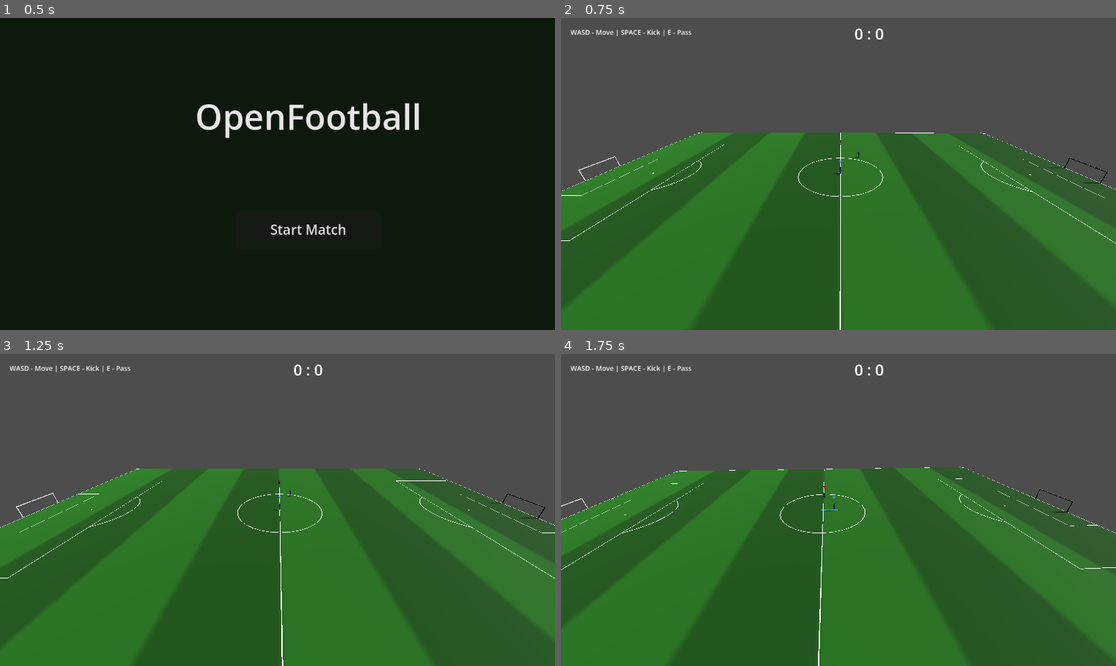
Above: before the commit, frames 1-4 (two rows, left to right).
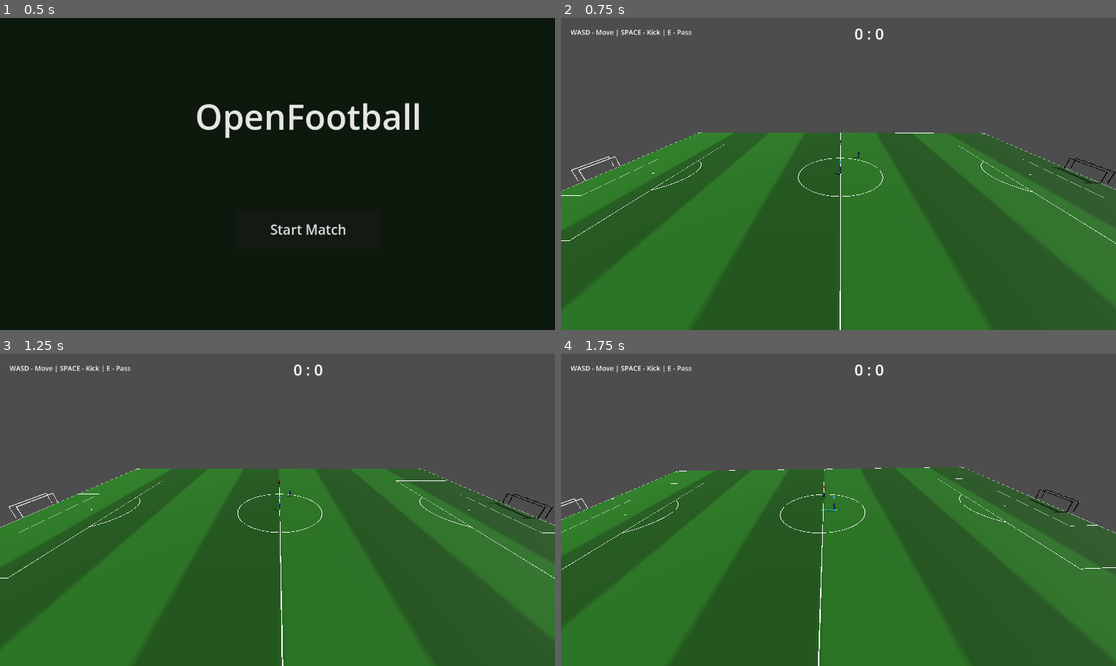
Above: after the commit, the same moments.

Repository: Churikov0112/open_football
Game: Godot game, scene res://scenes/main_menu.tscn
Same seed, same stepped clock (60 frames per second), same inputs: the game is played once before the commit and once after it.
Inputs (mouse positions are in pixels of both pictures, inside the frame that each line leads up to):
- Up to frame 1 (0.5 s): no input
- Up to frame 2 (0.75 s): click "Start Match" at 0.5 s
- Up to frame 3 (1.25 s): no input
- Up to frame 4 (1.75 s): move the mouse to (960, 494) at 1.27 s; hold Right (move_right) from 1.28 s (still down); hold E (combo_curl) from 1.28 s (still down); click (960, 494) at 1.42 s

Frame 1 is identical in both runs. In frame 2, less than 0.1% of the frame differs, in the area x 1-100%, y 44-54%; in frame 3, less than 0.1%, in the area x 1-100%, y 44-53%; in frame 4, less than 0.1%.

Commit message:
feat(goal): NET_* constants + volumetric back frame (posts + crossbar)

Diff:
--- a/scripts/data/football_constants.gd
+++ b/scripts/data/football_constants.gd
@@ -326,4 +326,27 @@
 const CAMERA_FOLLOW_SPEED := 3.0
 const CAMERA_HEIGHT := 25.0
 const CAMERA_Z_OFFSET := 3.0
+
+
+# ═══════════════════════════════════════════
+#  GOAL NET — объёмная сетка + Verlet-колыхание
+# ═══════════════════════════════════════════
+
+const NET_DEPTH := 1.5             # глубина коробки ворот за линией (м)
+const NET_WIDTH_DIV := 8           # ячеек решётки по ширине ворот
+const NET_HEIGHT_DIV := 6          # ячеек по высоте
+const NET_DEPTH_DIV := 3           # ячеек по глубине
+
+const NET_GRAVITY := 9.8           # ускорение провисания сетки (м/с²)
+const NET_DAMPING := 0.98          # затухание скорости узла за шаг Verlet
+const NET_SPRING_STIFFNESS := 400.0 # жёсткость структурных пружин
+const NET_SHAPE_RETURN := 40.0     # тяга узла обратно к исходной форме
+const NET_SIM_STEP := 0.016        # dt шага симуляции (с)
+const NET_BALL_RADIUS := 0.6       # радиус влияния мяча на узлы (м)
+const NET_BALL_VEL_SCALE := 0.3    # добавка к толчку от скорости мяча
+const NET_BALL_FORCE := 120.0      # базовая сила толчка мяча по нормали
+
+const NET_BOUNCE := 0.15           # упругость коллайдеров-стопперов сетки
+const NET_FRICTION := 1.0          # трение стопперов (гасит мяч в сетке)
+const NET_CELEBRATION_TIME := 5.0  # пауза празднования до сброса мяча (с)
 const CAMERA_TILT := -55.0         # градусов
--- a/scripts/match/match_manager.gd
+++ b/scripts/match/match_manager.gd
@@ -401,6 +401,16 @@
 		goal_group.add_child(post_right)
 		var crossbar := _make_crossbar(0, 2.44, 0)
 		goal_group.add_child(crossbar)
+
+		# Объёмный box: задний каркас на глубине NET_DEPTH за линией ворот.
+		var ds: float = -1.0 if g.side == "Home" else 1.0
+		var net_z: float = ds * FootballConstants.NET_DEPTH
+		var post_left_back := _make_post(-3.66, 0, net_z)
+		goal_group.add_child(post_left_back)
+		var post_right_back := _make_post(3.66, 0, net_z)
+		goal_group.add_child(post_right_back)
+		var crossbar_back := _make_crossbar(0, 2.44, net_z)
+		goal_group.add_child(crossbar_back)
 
 		var area := Area3D.new()
 		area.name = "GoalArea"
